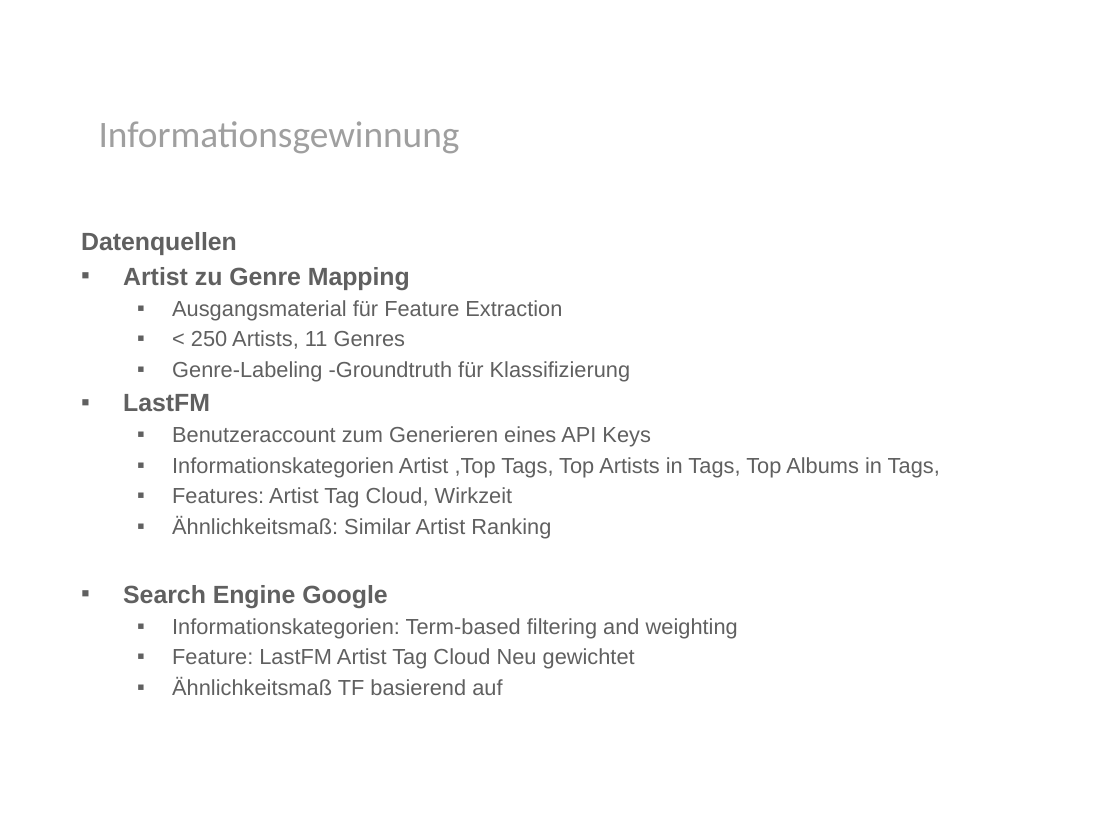
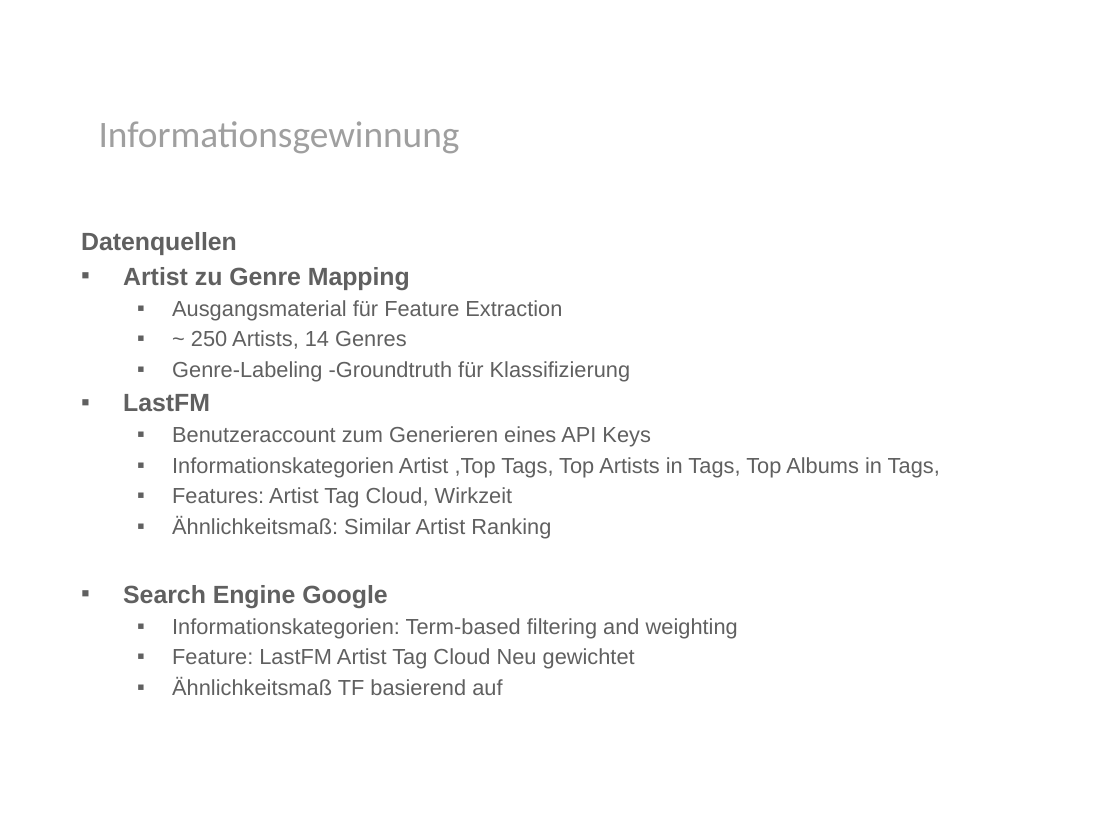
Before and after one commit to ohuguy/mirlastfm, a slide deck: slide 6 of presentation/presentation.pptx. Drawn at 1120x840 pixels with LibreOffice and Linux fonts; fonts in the diff are those of the drawing; background and template pictures are left out. Boxes give left, top, right and bottom in pixels: in the first picture for what was removed or moved away, otherwise in the second. Text is boxed around its words. In the diff, an @@ line names an element or a change of style, - is before the commit and + after.

```diff
--- a/presentation/presentation.pptx
+++ b/presentation/presentation.pptx
@@ text at [191, 330, 406, 349]: text changed @@
-  ▪ < 250 Artists, 11 Genres
+  ▪ ~ 250 Artists, 14 Genres
```
Also in this commit, not shown: 1 other slide changed.
